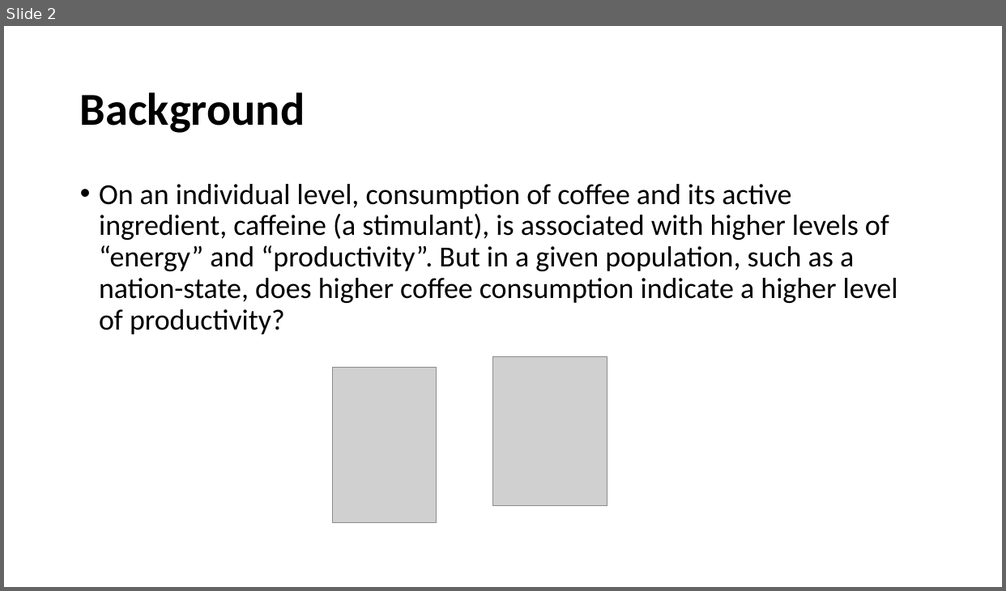
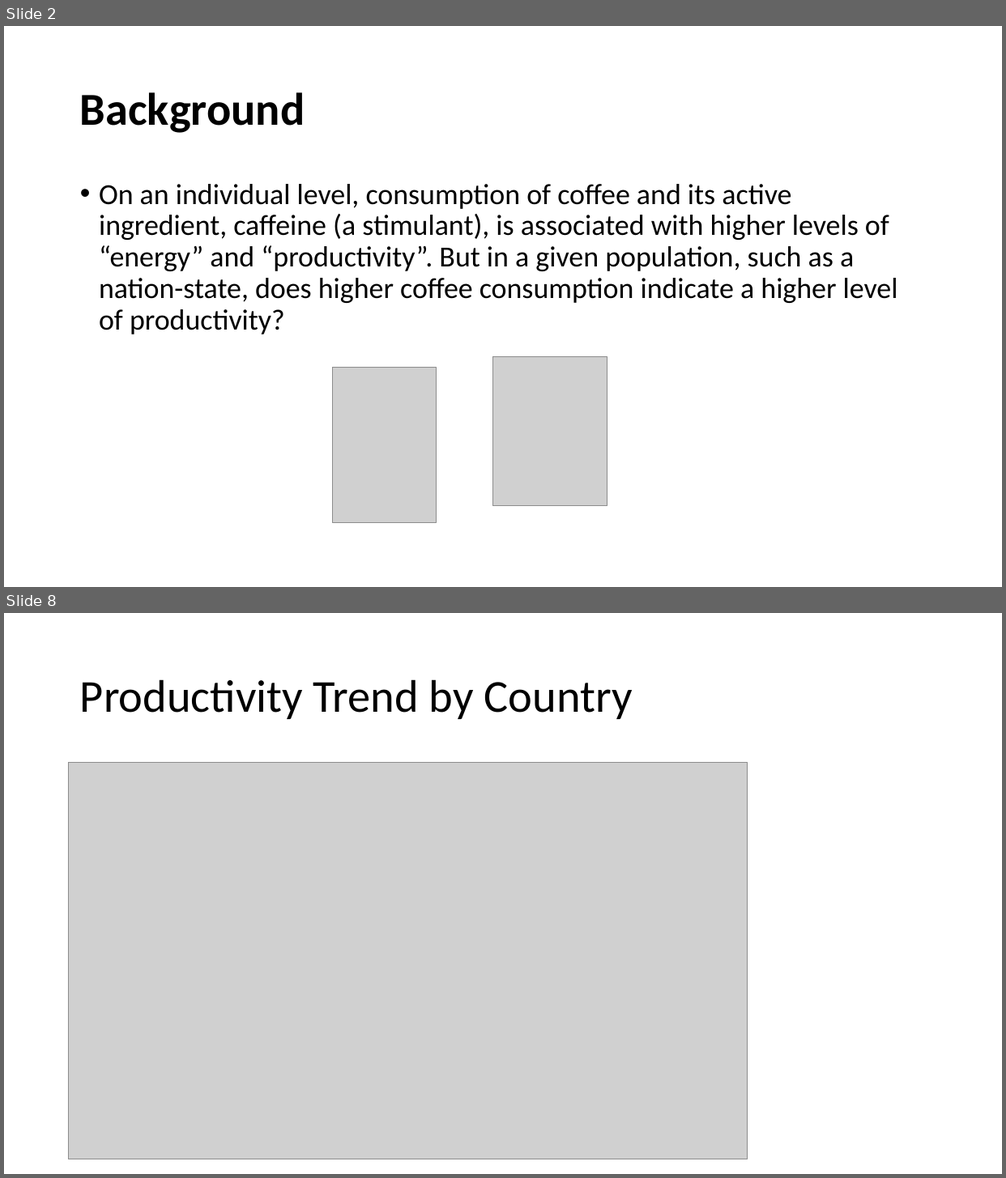
Before and after one commit to andrewboring/Confabulators_Project_1, a slide deck: Coffee and Productivity.pptx. Shown one above the other, each under a label of ours: slide 2 before the commit, slides 2 and 8 after it; the slides between them are not shown. The pictures are 1006x591 and 1006x1178 pixels, drawn with LibreOffice and Linux fonts; fonts in the diff are those of the drawing; grey boxes stand for pictures. Boxes give left, top, right and bottom in pixels: in the first picture for what was removed or moved away, otherwise in the second. Text is boxed around its words. In the diff, an @@ line names an element or a change of style, - is before the commit and + after.

```diff
--- a/Coffee and Productivity.pptx
+++ b/Coffee and Productivity.pptx
@@ slide 8 added at (x1=4, y1=613, x2=1002, y2=1174), background #FFFFFF @@
@@ title added at (x1=80, y1=679, x2=633, y2=719), 44 pt, text #000000 @@
+Productivity Trend by Country
@@ picture added at (x1=68, y1=763, x2=748, y2=1161) @@
```
Also in this commit, not shown: 10 slides changed, 1 other slide added, 5 slides removed.
